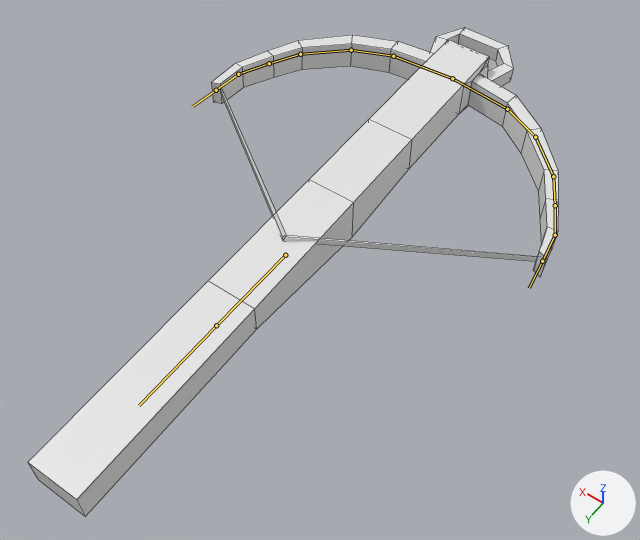
The FBX model Adv GEm Prog 3/Assets/Models/crossbow.fbx: old version first, new version second.
The view is the same before and after, from a 50 mm lens placed at (-0.687, 1.046, 1.348), pointed at (-0.05, 0.155, -0.052). Every picture has the same lights, and +X, +Y and +Z are marked at lower right. Both versions are drawn at frame 1 of the action 'CrossbowArmature|Shoot'; the numbers are the values there. The bones that bend it are drawn over the model as lines. Mesh edges are drawn as thin lines.

Objects in the first picture: 'CrossbowModel'.
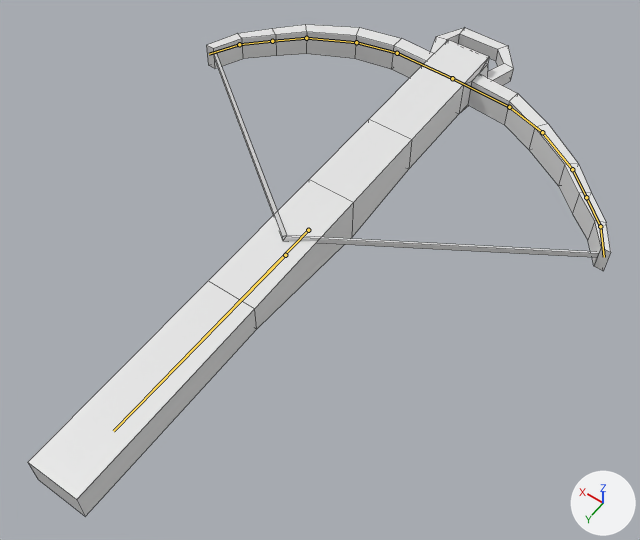
Commit message: fixed crossbow animation a bit

What differs and where, as boxes [x1, y1, x2, y2] in the pictures (640 x 540 px):
'CrossbowModel', posed (10% wider): before [28, 28, 558, 516]; after [28, 24, 611, 516]
bone 'Bone', root to tip: before (452, 78) to (393, 56); after (452, 78) to (397, 53)
bone 'Bone.001', root to tip: before (393, 56) to (351, 50); after (397, 53) to (356, 42)
bone 'Bone.002', root to tip: before (351, 50) to (300, 54); after (356, 42) to (306, 38)
bone 'Bone.003', root to tip: before (300, 54) to (269, 63); after (306, 38) to (272, 41)
bone 'Bone.004', root to tip: before (269, 63) to (238, 74); after (272, 41) to (239, 44)
bone 'Bone.006', root to tip: before (452, 78) to (507, 109); after (452, 78) to (509, 107)
bone 'Bone.007', root to tip: before (507, 109) to (535, 137); after (509, 107) to (542, 132)
bone 'Bone.008', root to tip: before (535, 137) to (553, 176); after (542, 132) to (572, 169)
bone 'Bone.009', root to tip: before (553, 176) to (555, 205); after (572, 169) to (586, 197)
bone 'Bone.010', root to tip: before (555, 205) to (555, 235); after (586, 197) to (600, 226)

What changed in the scene script:
```text
Change bone_bone:
    where bone_bone = bpy.data.objects['CrossbowArmature'].pose.bones['Bone']  # child of 'Handle_Bone'
    bone_bone.rotation_quaternion: (0.999, -0.004, 0.002, -0.039) -> (1.0, -0.004, 0.002, 0.009)  # degrees (0, 0, -4) -> degrees (0, 0, 1)
Change bone_bone_001:
    where bone_bone_001 = bpy.data.objects['CrossbowArmature'].pose.bones['Bone.001']  # child of 'Bone'
    bone_bone_001.rotation_quaternion: (0.999, 0.003, 0.001, 0.045) -> (1.0, 0.003, 0.001, 0.002)  # degrees (0, 0, 5) -> degrees (0, 0, 0)
Change bone_bone_002:
    where bone_bone_002 = bpy.data.objects['CrossbowArmature'].pose.bones['Bone.002']  # child of 'Bone.001'
    bone_bone_002.rotation_quaternion: (0.999, 0.003, 0.001, 0.043) -> (1.0, 0.002, 0.001, 0.006)  # degrees (0, 0, 5) -> degrees (0, 0, 1)
Change bone_bone_003:
    where bone_bone_003 = bpy.data.objects['CrossbowArmature'].pose.bones['Bone.003']  # child of 'Bone.002'
    bone_bone_003.rotation_quaternion: (0.999, 0.002, 0.0, 0.033) -> (1.0, 0.002, 0.0, 0.007)  # degrees (0, 0, 4) -> degrees (0, 0, 1)
Change bone_bone_004:
    where bone_bone_004 = bpy.data.objects['CrossbowArmature'].pose.bones['Bone.004']  # child of 'Bone.003'
    bone_bone_004.rotation_quaternion: (1.0, 0.001, 0.0, 0.023) -> (1.0, 0.001, 0.0, 0.006)  # degrees (0, 0, 3) -> degrees (0, 0, 1)
Change bone_bone_006:
    where bone_bone_006 = bpy.data.objects['CrossbowArmature'].pose.bones['Bone.006']  # child of 'Handle_Bone'
    bone_bone_006.rotation_quaternion: (0.998, -0.059, 0.0, 0.0) -> (0.999, -0.032, 0.0, 0.0)  # degrees (-7, 0, 0) -> degrees (-4, 0, 0)
Change bone_bone_007:
    where bone_bone_007 = bpy.data.objects['CrossbowArmature'].pose.bones['Bone.007']  # child of 'Bone.006'
    bone_bone_007.rotation_quaternion: (0.999, 0.043, 0.0, 0.0) -> (1.0, 0.001, 0.0, 0.0)  # degrees (5, 0, 0) -> degrees (0, 0, 0)
Change bone_bone_008:
    where bone_bone_008 = bpy.data.objects['CrossbowArmature'].pose.bones['Bone.008']  # child of 'Bone.007'
    bone_bone_008.rotation_quaternion: (0.999, 0.032, 0.0, 0.0) -> (1.0, -0.012, 0.0, 0.0)  # degrees (4, 0, 0) -> degrees (-1, 0, 0)
Change bone_bone_009:
    where bone_bone_009 = bpy.data.objects['CrossbowArmature'].pose.bones['Bone.009']  # child of 'Bone.008'
    bone_bone_009.rotation_quaternion: (1.0, 0.019, 0.0, 0.0) -> (1.0, -0.017, 0.0, 0.0)  # degrees (2, 0, 0) -> degrees (-2, 0, 0)
Change bone_bone_010:
    where bone_bone_010 = bpy.data.objects['CrossbowArmature'].pose.bones['Bone.010']  # child of 'Bone.009'
    bone_bone_010.rotation_quaternion: (1.0, 0.012, 0.0, 0.0) -> (1.0, -0.014, 0.0, 0.0)  # degrees (1, 0, 0) -> degrees (-2, 0, 0)
```
